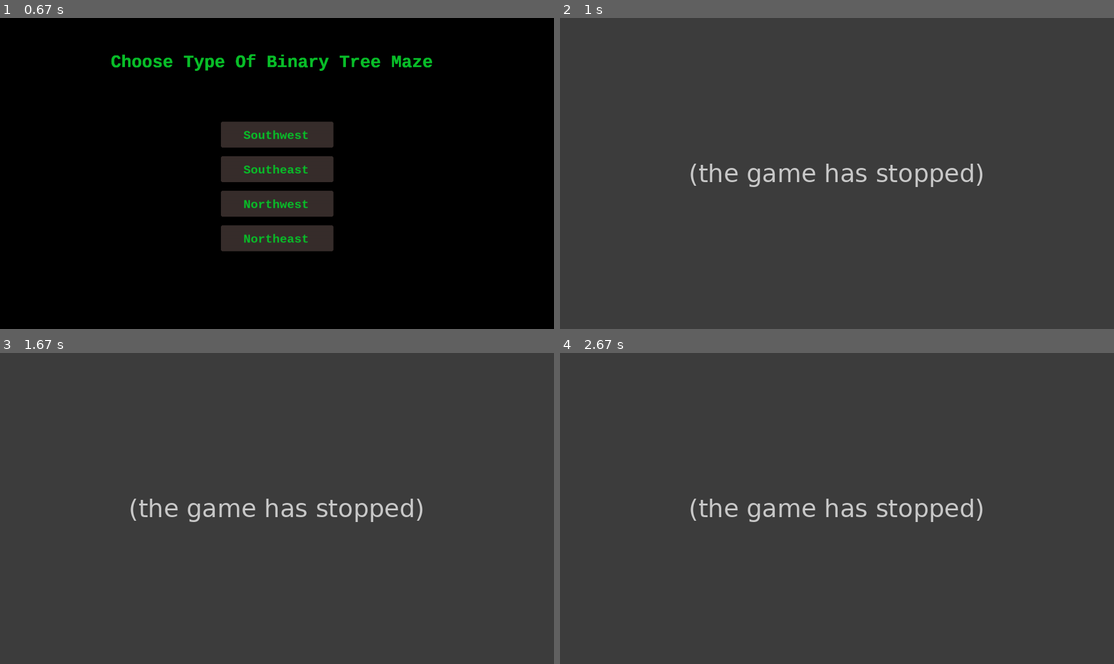
Above: before the commit, frames 1-4 (two rows, left to right).
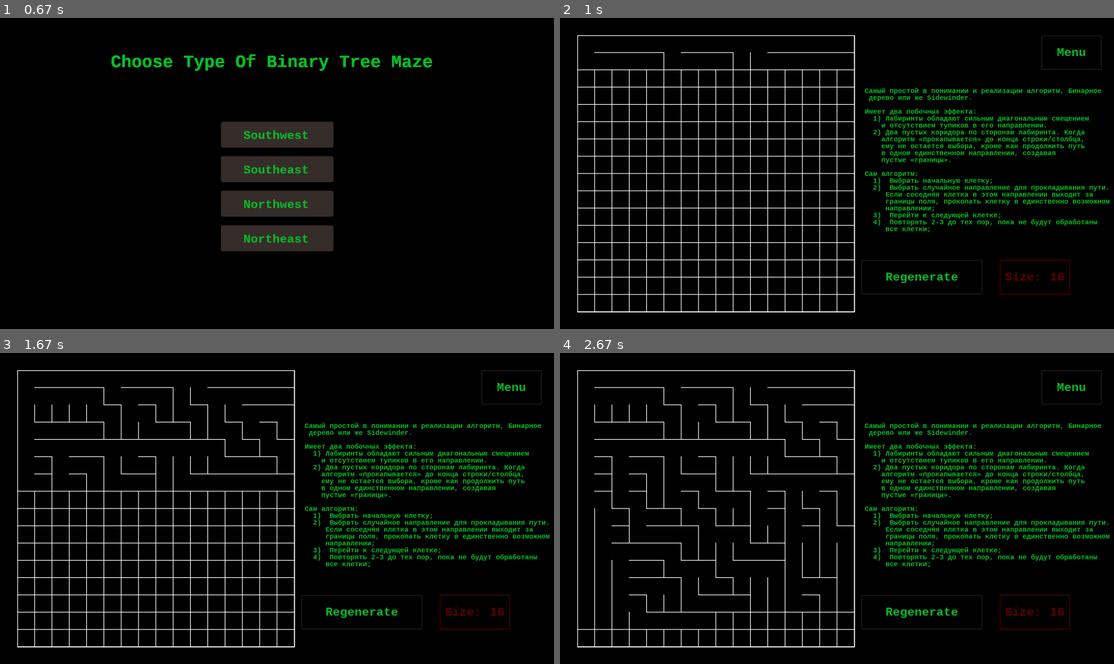
Above: after the commit, the same moments.

Repository: 7malahit7/Top
Game: pygame game, started from project_maze/project_maze.py
Same seed, same stepped clock (60 frames per second), same inputs: the game is played once before the commit and once after it.
Inputs (mouse positions are in pixels of both pictures, inside the frame that each line leads up to):
- Up to frame 1 (0.67 s): click "Binary Tree" at 0.38 s
- Up to frame 2 (1 s): click (842, 195) at 0.72 s
- Up to frame 3 (1.67 s): no input
- Up to frame 4 (2.67 s): no input

Frame 1 is identical in both runs. In frame 2, 99% of the frame differs, in the area x 0-100%, y 0-100%; in frame 3, 99%; in frame 4, 99%.
Error before the commit: NameError: name 'info_font' is not defined (handler.py line 185); the game stopped at 0.72 s (later frames are placeholders)

Commit message:
Update globals_vars.py

Diff:
--- a/project_maze/globals_vars.py
+++ b/project_maze/globals_vars.py
@@ -13,6 +13,7 @@
 WHITE = (255,255,255)
 TEXT_COLOR = (10, 191, 42)
 font = pygame.font.SysFont('Courier New',35,bold=True)
+info_font = pygame.font.SysFont('Courier New',20,bold=True)
 font2 = pygame.font.SysFont("Courier New",50,bold=True)
 color1 = (31, 25, 24)
 color2 = (56, 46, 44)
